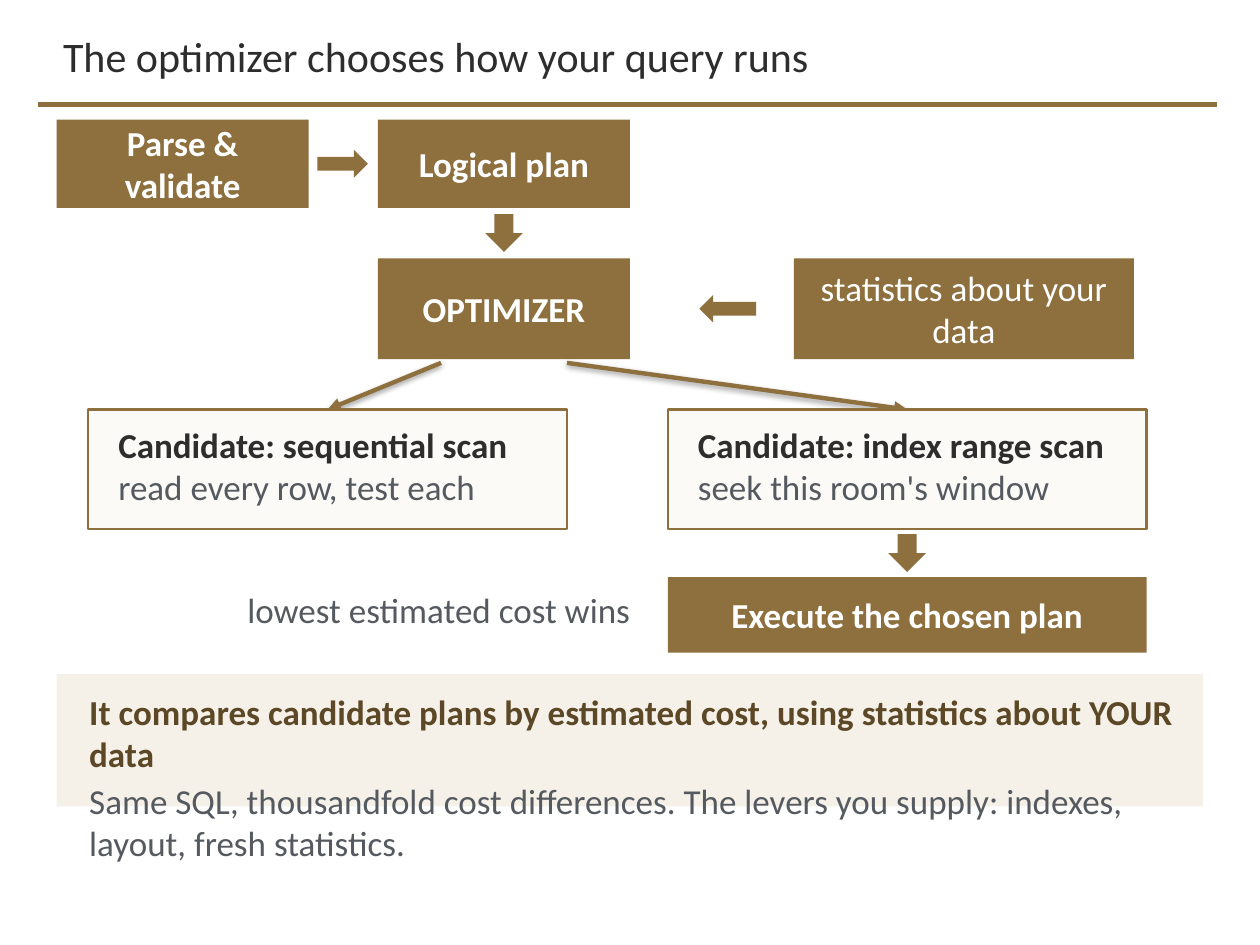
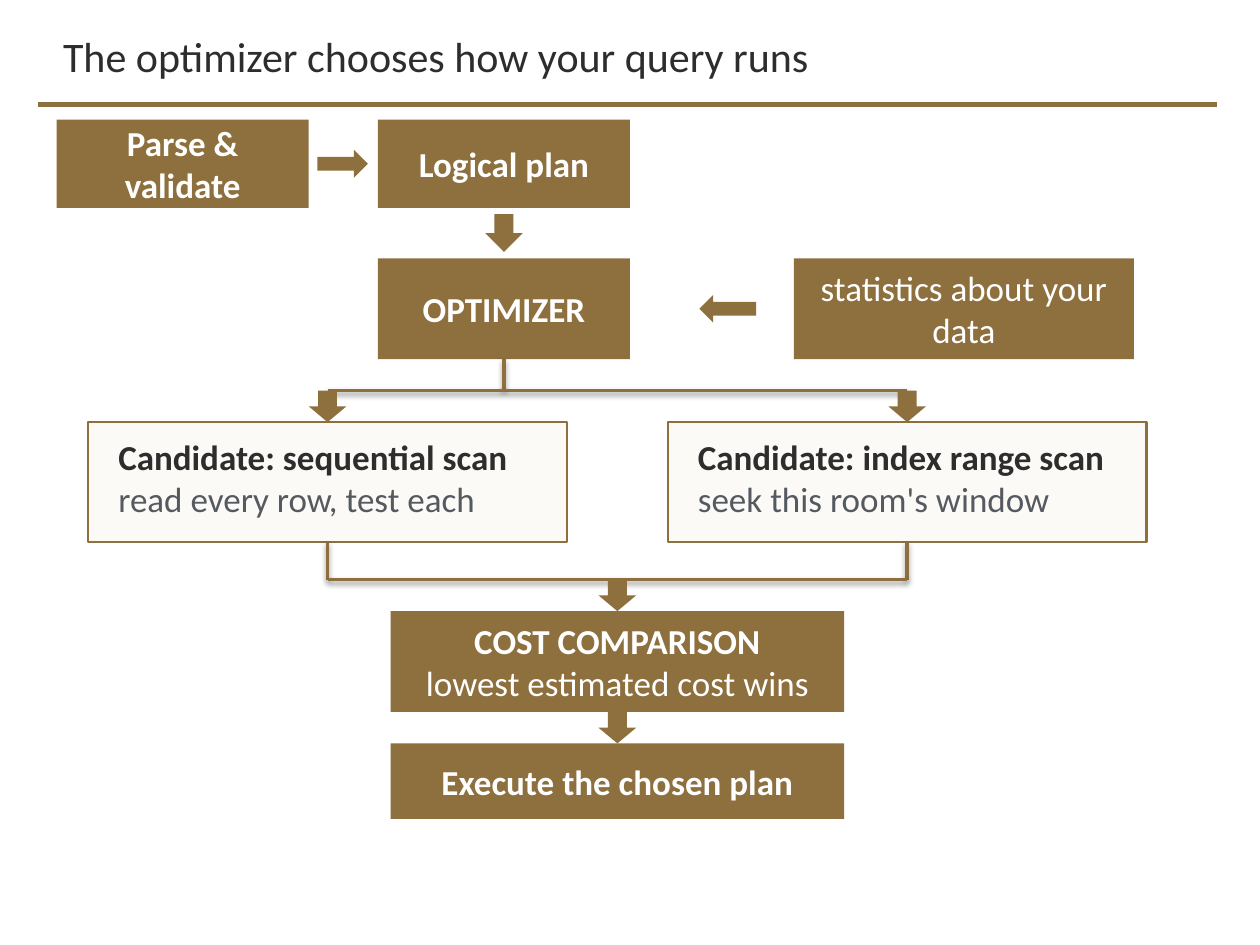
Before and after one commit to davisjam/model-based-agentic-software-engineering, a slide deck: slide 17 of course/lectures/act-3-software-in-the-world/03-data-management/3-2-Data-Management.pptx. Drawn at 1260x945 pixels with LibreOffice and Linux fonts; fonts in the diff are those of the drawing; background and template pictures are left out. Boxes give left, top, right and bottom in pixels: in the first picture for what was removed or moved away, otherwise in the second. Text is boxed around its words. In the diff, an @@ line names an element or a change of style, - is before the commit and + after.

Commit message:
deck 3-2 author review Band P0: s17 optimizer convergence + spill, s26 clipped row, s27 method-flowchart arrow direction and Accept/reject vs Alignment

```diff
--- a/course/lectures/act-3-software-in-the-world/03-data-management/3-2-Data-Management.pptx
+++ b/course/lectures/act-3-software-in-the-world/03-data-management/3-2-Data-Management.pptx
@@ line added from (504, 359) to (504, 391), #8E6F3E 2 pt @@
@@ arrow removed from (441, 363) to (328, 410) @@
@@ arrow removed from (567, 363) to (907, 410) @@
@@ down arrow added at <box>309,391,346,422</box>, fill #8E6F3E @@
@@ line added from (328, 391) to (907, 391), #8E6F3E 2 pt @@
@@ down arrow: place and size @@
-down arrow at <box>888,534,926,572</box>
+down arrow at <box>888,391,926,422</box>
@@ rectangle: place and size @@
-rectangle at <box>88,410,567,529</box>
+rectangle at <box>88,422,567,542</box>
@@ text "Candidate: sequential scan": place and size @@
-text "Candidate: sequential scan" at <box>118,433,508,506</box>
+text "Candidate: sequential scan" at <box>118,445,508,518</box>
@@ rectangle: place and size @@
-rectangle at <box>668,410,1147,529</box>
+rectangle at <box>668,422,1147,542</box>
@@ text "Candidate: index range scan": place and size @@
-text "Candidate: index range scan" at <box>698,433,1104,500</box>
+text "Candidate: index range scan" at <box>698,445,1104,512</box>
@@ line added from (328, 542) to (328, 580), #8E6F3E 2 pt @@
@@ line added from (907, 542) to (907, 580), #8E6F3E 2 pt @@
@@ text removed at <box>247,598,630,623</box> @@
-lowest estimated cost wins
@@ line added from (328, 580) to (907, 580), #8E6F3E 2 pt @@
@@ down arrow added at <box>598,580,636,611</box>, fill #8E6F3E @@
@@ rectangle added at <box>391,611,844,712</box>, fill #8E6F3E, 20 pt, text #FFFFFF @@
+COST COMPARISON
+lowest estimated cost wins
@@ rectangle removed at <box>57,674,1203,806</box> @@
@@ text removed at <box>89,700,1172,862</box> @@
-It compares candidate plans by estimated cost, using statistics about YOUR data
-Same SQL, thousandfold cost differences. The levers you supply: indexes, layout, fresh statistics.
@@ down arrow added at <box>598,712,636,743</box>, fill #8E6F3E @@
@@ rectangle "Execute the chosen plan": place and size @@
-rectangle "Execute the chosen plan" at <box>668,577,1147,653</box>
+rectangle "Execute the chosen plan" at <box>391,743,844,819</box>
```
Also in this commit, not shown: 2 other slides changed.
